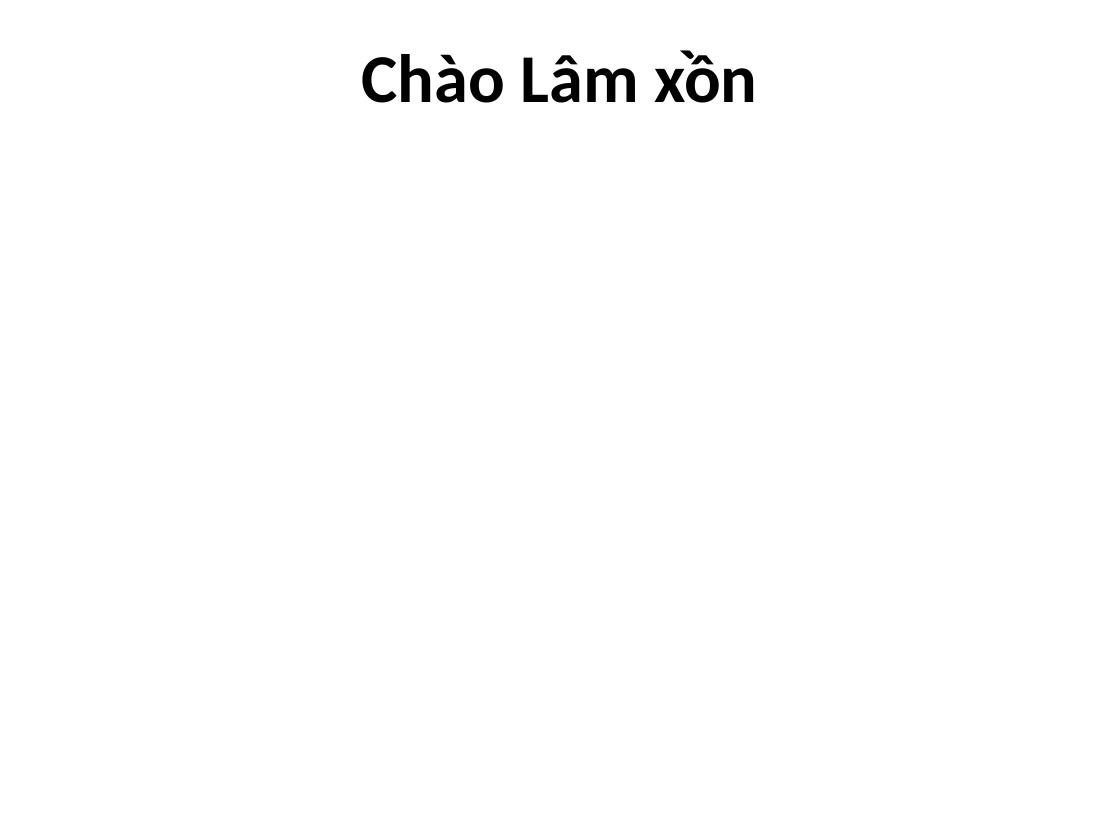
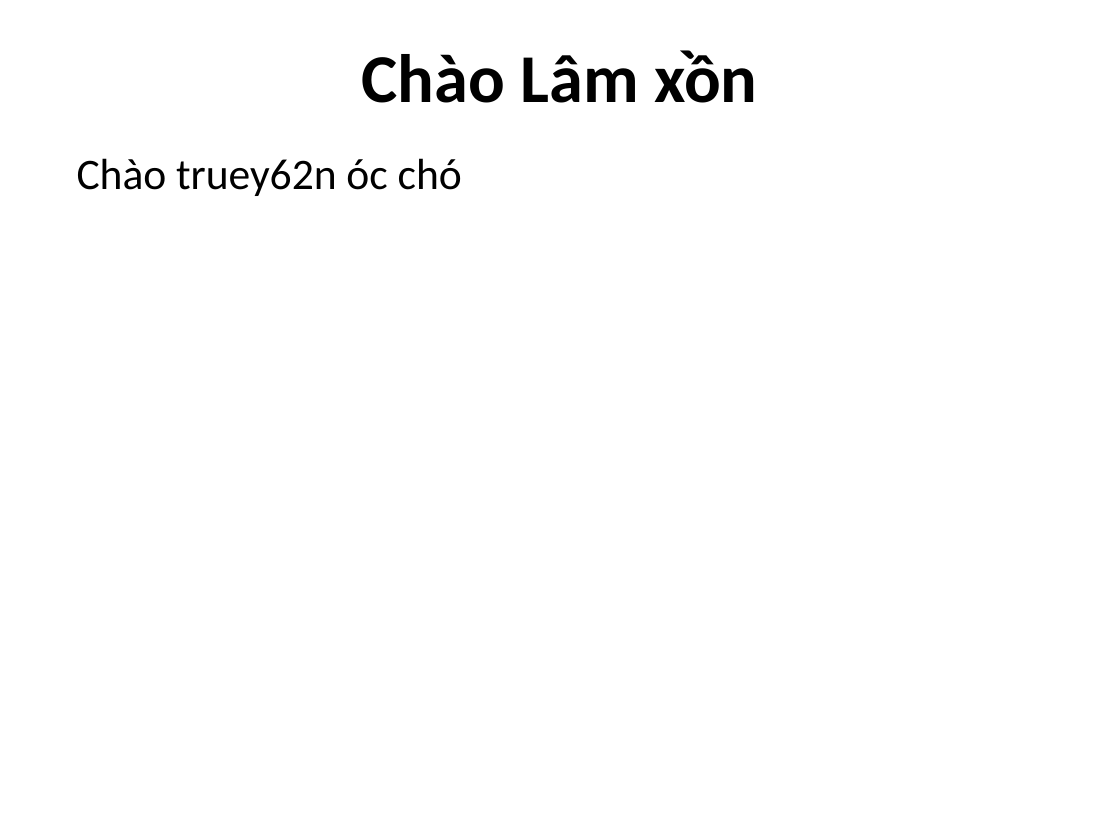
Before and after one commit to thanhtruyen/Nhom1, a slide deck: slide 1 of Chào Lâm xồn.pptx. Drawn at 1120x840 pixels with LibreOffice and Linux fonts; fonts in the diff are those of the drawing. Boxes give left, top, right and bottom in pixels: in the first picture for what was removed or moved away, otherwise in the second. Text is boxed around its words. In the diff, an @@ line names an element or a change of style, - is before the commit and + after.

Commit message:
sua
hhihih

```diff
--- a/Chào Lâm xồn.pptx
+++ b/Chào Lâm xồn.pptx
@@ text added at [77,158,462,196], 28 pt, text #000000 @@
+Chào truey62n óc chó
```
